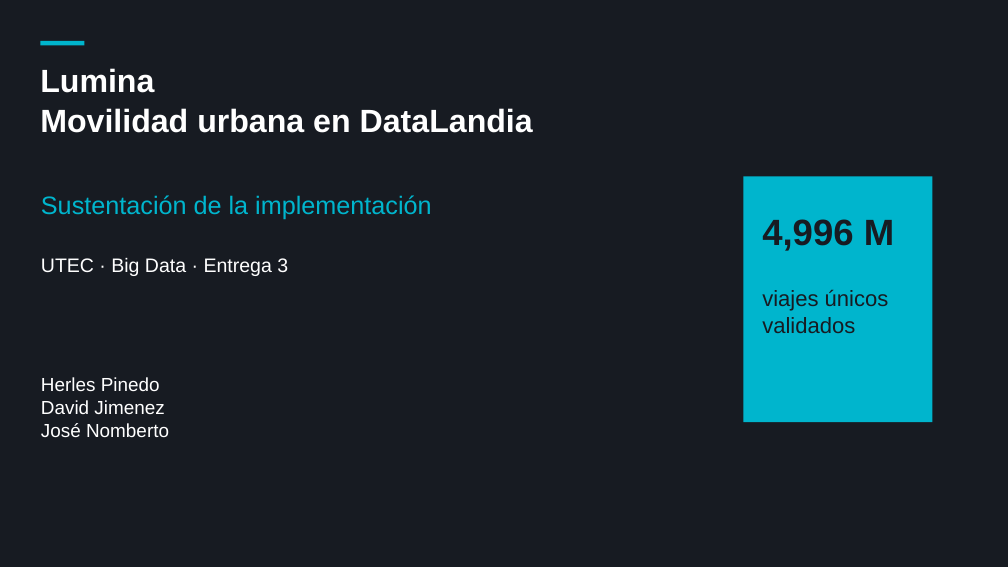
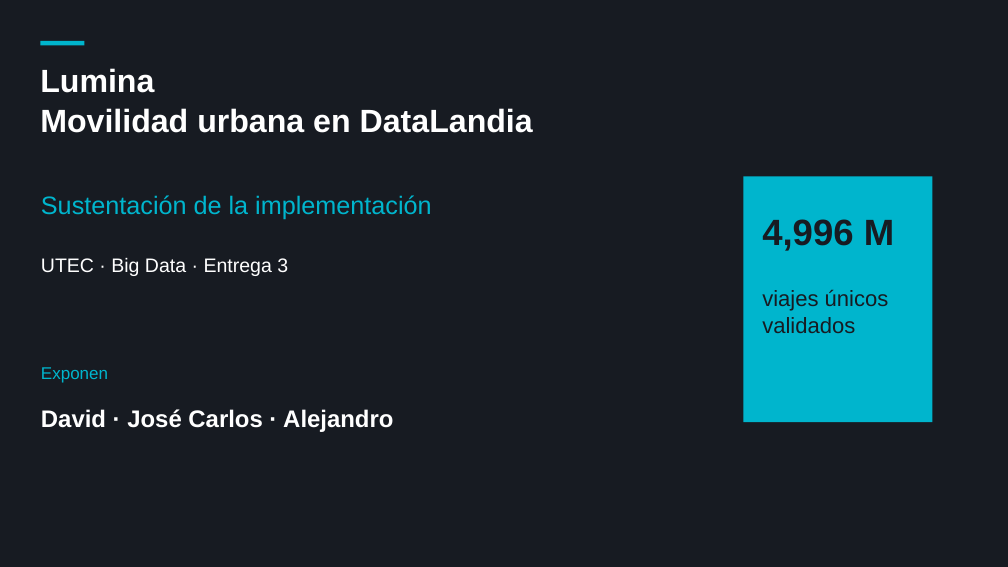
Before and after one commit to AlejandroPinedo/datalandia-lumina-smart-mobility-gcp, a slide deck: slide 1 of P3/entrega/Lumina-P3.pptx. Drawn at 1008x567 pixels with LibreOffice and Linux fonts; fonts in the diff are those of the drawing. Boxes give left, top, right and bottom in pixels: in the first picture for what was removed or moved away, otherwise in the second. Text is boxed around its words. In the diff, an @@ line names an element or a change of style, - is before the commit and + after.

```diff
--- a/P3/entrega/Lumina-P3.pptx
+++ b/P3/entrega/Lumina-P3.pptx
@@ text added at bbox=[41, 367, 108, 383], 16.2 pt, text #00B5CD @@
+Exponen
@@ text at bbox=[41, 409, 393, 432]: text changed; size 18 to 22.8 pt; bold on @@
-Herles Pinedo
-David Jimenez
-José Nomberto
+David · José Carlos · Alejandro
```
Also in this commit, not shown: 2 other slides changed, 1 slide added, 1 slide removed, 2 other files.
